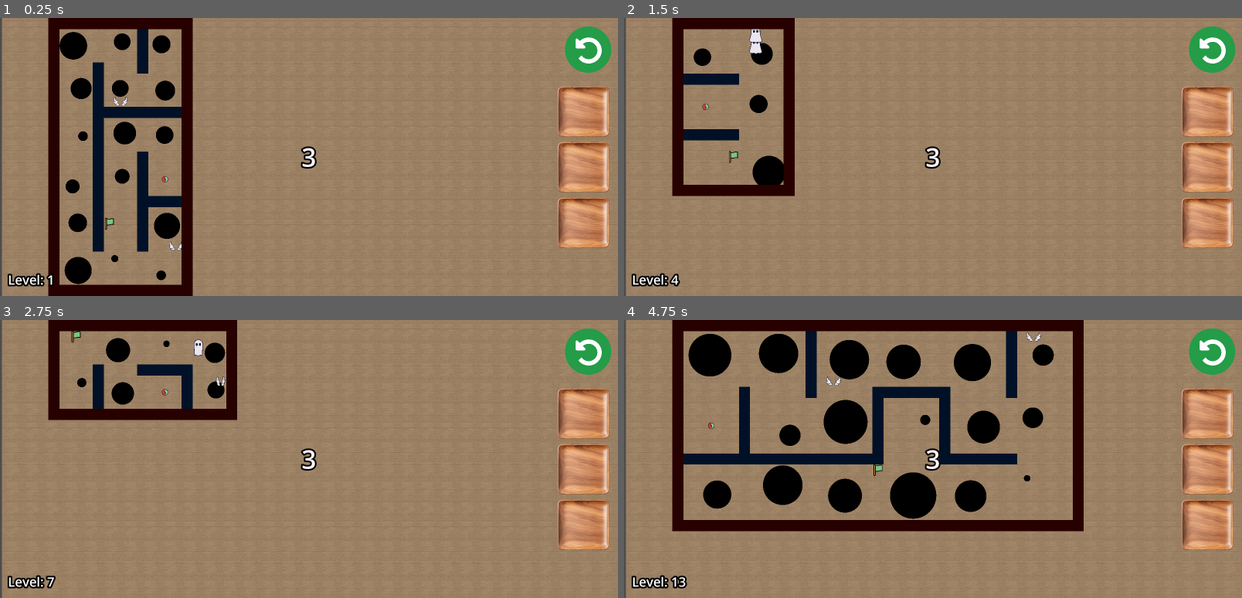
Above: before the commit, frames 1-4 (two rows, left to right).
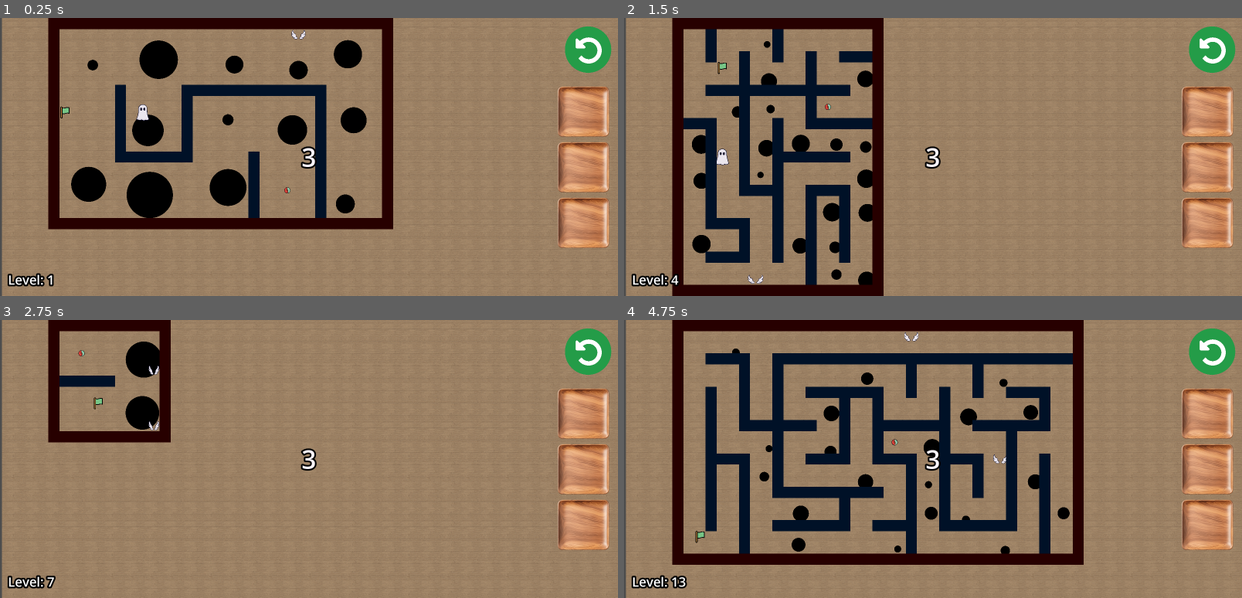
Above: after the commit, the same moments.

Repository: Herovero/GyroMaze
Game: Godot game, scene res://Scenes/main.tscn
Same seed, same stepped clock (60 frames per second), same inputs: the game is played once before the commit and once after it.
Inputs:
- Up to frame 1 (0.25 s): no input
- Up to frame 2 (1.5 s): tap Enter (ui_accept) at 0.5, 1.35 s; hold Right (ui_right) 0.53-1.28 s; hold Enter (ui_accept) 0.53-1.28 s; hold Down (ui_down) from 1.28 s (still down)
- Up to frame 3 (2.75 s): tap Enter (ui_accept) at 1.52, 1.82 s; release Down (ui_down) at 2.03 s; hold Right (ui_right) from 2.03 s (still down); hold Enter (ui_accept) from 2.03 s (still down)
- Up to frame 4 (4.75 s): release Right (ui_right) at 2.78 s; release Enter (ui_accept) at 2.78 s; hold Up (ui_up) 2.78-3.53 s; tap Enter (ui_accept) at 2.85, 3.02, 3.32, 4.35, 4.52 s; hold Enter (ui_accept) 3.53-4.28 s; hold Left (ui_left) from 3.53 s (still down)

The runs differ from the first frame. In frame 1, 20% of the frame differs, in the area x 7-64%, y 0-100%; in frame 2, 17%; in frame 3, 6.4%; in frame 4, 24%, in the area x 7-75%, y 3-89%.

Commit message:
Reloading scene method for switching level has been scrapped for power up data carry over easier

Diff:
--- a/Scenes/main.tscn
+++ b/Scenes/main.tscn
@@ -115,7 +115,6 @@
 text = "Level: 1"
 script = ExtResource("8_ynf5e")
 
-[connection signal="timeout" from="Timer" to="Player" method="_on_timer_timeout"]
 [connection signal="released" from="InGameUIs/powerup_slot1" to="Player" method="_on_powerup_slot_1_released"]
 [connection signal="released" from="InGameUIs/powerup_slot2" to="Player" method="_on_powerup_slot_2_released"]
 [connection signal="released" from="InGameUIs/powerup_slot3" to="Player" method="_on_powerup_slot_3_released"]
--- a/Scripts/SignalBus.gd
+++ b/Scripts/SignalBus.gd
@@ -1 +1,4 @@
 extends Node
+
+@warning_ignore("unused_signal")
+signal switch_level
--- a/Scripts/finish_point.gd
+++ b/Scripts/finish_point.gd
@@ -10,6 +10,9 @@
 
 func _on_body_entered(body):
 	if body.is_in_group("Player"):
-		Global.current_level += 1
-		print("Level Complete! Moving to Level: ", Global.current_level)
-		get_tree().call_deferred("reload_current_scene")
+		if body.has_method("advance_level"):
+			body.advance_level()
+
+		#Global.current_level += 1
+		#print("Level Complete! Moving to Level: ", Global.current_level)
+		#get_tree().call_deferred("reload_current_scene")
--- a/Scripts/level_count.gd
+++ b/Scripts/level_count.gd
@@ -4,8 +4,8 @@
 
 # Called when the node enters the scene tree for the first time.
 func _ready():
-	level_count.text = "Level: " + str(Global.current_level)
+	pass
 
 # Called every frame. 'delta' is the elapsed time since the previous frame.
 func _process(delta):
-	pass
+	level_count.text = "Level: " + str(Global.current_level)
--- a/Scripts/mazegen3.gd
+++ b/Scripts/mazegen3.gd
@@ -39,6 +39,13 @@
 var finish_grid_pos = Vector2i.ZERO
 
 func _ready() -> void:
+	start_new_level()
+
+	SignalBus.connect("switch_level", start_new_level)
+
+func start_new_level():
+	clear_current_level()
+
 	# --- 1. RANDOMIZE PATH THICKNESS ---
 	# Randomly choose between 1 (Standard), 2 (Wide), or 3 (Very Wide)
 	path_thickness = randi_range(2, 5)
@@ -91,6 +98,18 @@
 	spawn_finish()
 	spawn_holes()
 	spawn_powerups()
+
+func clear_current_level():
+	# 1. Clear the TileMap
+	Maze.clear()
+
+	# 2. Delete all spawned items (Holes, Powerups, Finish)
+	# We use a group name "LevelTrash" to identify them
+	get_tree().call_group("LevelTrash", "queue_free")
+
+	# 3. Clear arrays
+	hole_positions.clear()
+	# Clear powerup_positions if you added that global array too
 
 func fill_map_with_walls() -> void:
 	for x in range(map_width):
@@ -220,6 +239,8 @@
 				# --- VALID SPOT FOUND ---
 				var new_finish = finish_scene.instantiate()
 
+				new_finish.add_to_group("LevelTrash")
+
 				# Position it
 				var center_offset = Vector2(effective_tile_size / 2, effective_tile_size / 2)
 				new_finish.position = (Vector2(check_pos) * effective_tile_size) + center_offset
@@ -291,6 +312,8 @@
 			continue
 
 		var new_hole = hole_scene.instantiate()
+
+		new_hole.add_to_group("LevelTrash")
 
 		# Save position to array so we don't spawn here again
 		hole_positions.append(check_pos)
@@ -381,6 +404,7 @@
 
 			if item_scene:
 				var new_item = item_scene.instantiate()
+				new_item.add_to_group("LevelTrash")
 				var center_offset = Vector2(effective_tile_size / 2, effective_tile_size / 2)
 				new_item.position = (Vector2(check_pos) * effective_tile_size) + center_offset
 				get_parent().call_deferred("add_child", new_item)
--- a/Scripts/player.gd
+++ b/Scripts/player.gd
@@ -43,6 +43,11 @@
 
 func set_start_position(pos: Vector2):
 	current_start_pos = pos
+
+	should_reset = true
+	# Kill any existing movement immediately
+	linear_velocity = Vector2.ZERO
+	angular_velocity = 0
 
 # Called every frame. 'delta' is the elapsed time since the previous frame.
 func _physics_process(delta):
@@ -104,12 +109,18 @@
 
 func _input(event):
 	if event.is_action_pressed("ui_accept"):
-		# Reset player position
-		#reset_position()
-
-		# Reset the maze
-		Global.current_level += 1
-		get_tree().reload_current_scene()
+		advance_level()
+
+func advance_level():
+	# 1. Increase Level Counter
+	Global.current_level += 1
+
+	SignalBus.emit_signal("switch_level")
+
+		# 4. Optional: Reset Player Physics State if needed
+		# (The move_player_to_start function inside mazegen handles position,
+		# but you might want to reset velocity here to be safe)
+		#state_reset_needed = true # Trigger your _integrate_forces reset
 
 # 1. Trigger the flag
 func reset_position():
@@ -144,9 +155,6 @@
 		new_transform.x = Vector2(1, 0) # X axis points Right
 		new_transform.y = Vector2(0, 1) # Y axis points Down
 		state.transform = new_transform
-
-func _on_timer_timeout():
-	input_enabled = true
 
 func collect_powerup(powerup_type: String):
 	# Logic: Find the first empty slot. If full, replace the last one.
--- a/Scripts/powerup_slot.gd
+++ b/Scripts/powerup_slot.gd
@@ -2,23 +2,33 @@
 
 @onready var animation: AnimationPlayer = $AnimationPlayer
 
+var current_type: String = "none"
+
 # Called when the node enters the scene tree for the first time.
 func _ready():
 	pass
+	#animation.play("RESET")
 
 # Called every frame. 'delta' is the elapsed time since the previous frame.
 func _process(delta):
 	pass
 
 func update_visuals(type: String):
+	if not animation:
+		print("Error: AnimationPlayer not found on ", name)
+		return
+
+	# If the new type is the same as what we already have, DO NOTHING.
+	if type == current_type:
+		return
+
+	current_type = type
+
 	if type == "none":
-		pass
-		#animation.play("RESET")
+		animation.play("RESET")
 
 	elif type == "ghost":
-		visible = true
 		animation.play("ghost")
 
 	elif type == "wing":
-		visible = true
 		animation.play("wing")
--- a/Scripts/time_countdown.gd
+++ b/Scripts/time_countdown.gd
@@ -3,12 +3,39 @@
 @onready var timer: Timer = $"../../Timer"
 @onready var time_countdown: Label = $"."
 
+var player
+
 # Called when the node enters the scene tree for the first time.
 func _ready():
+	player = get_tree().get_first_node_in_group("Player")
+
 	time_countdown.text = "0"
+	if not SignalBus.is_connected("switch_level", _on_level_start):
+		SignalBus.connect("switch_level", _on_level_start)
+
+	# 2. Connect to the Timer's timeout (To hide label when done)
+	if not timer.is_connected("timeout", _on_timer_timeout):
+		timer.connect("timeout", _on_timer_timeout)
+
+	# Start the first countdown immediately
+	_on_level_start()
 
 # Called every frame. 'delta' is the elapsed time since the previous frame.
 func _process(delta):
-	time_countdown.text = str(int(timer.time_left + 1))
-	await get_tree().create_timer(3).timeout
-	time_countdown.hide()
+	if not timer.is_stopped():
+		# ceil() ensures we see "3", "2", "1" instead of "2", "1", "0"
+		text = str(int(ceil(timer.time_left)))
+
+func _on_level_start():
+	player.input_enabled = false
+
+	visible = true
+	text = str(timer.wait_time)
+	timer.stop()
+	timer.start()
+
+func _on_timer_timeout():
+	print("hi")
+	# When time is up, hide the label
+	visible = false
+	player.input_enabled = true
